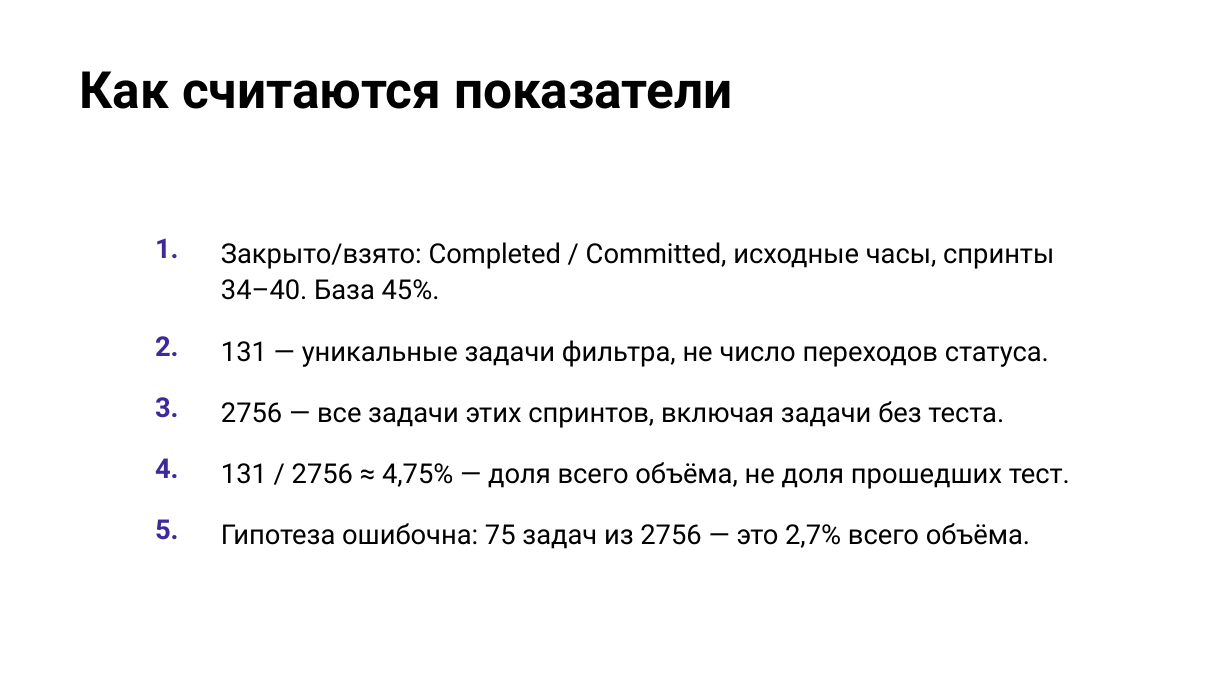
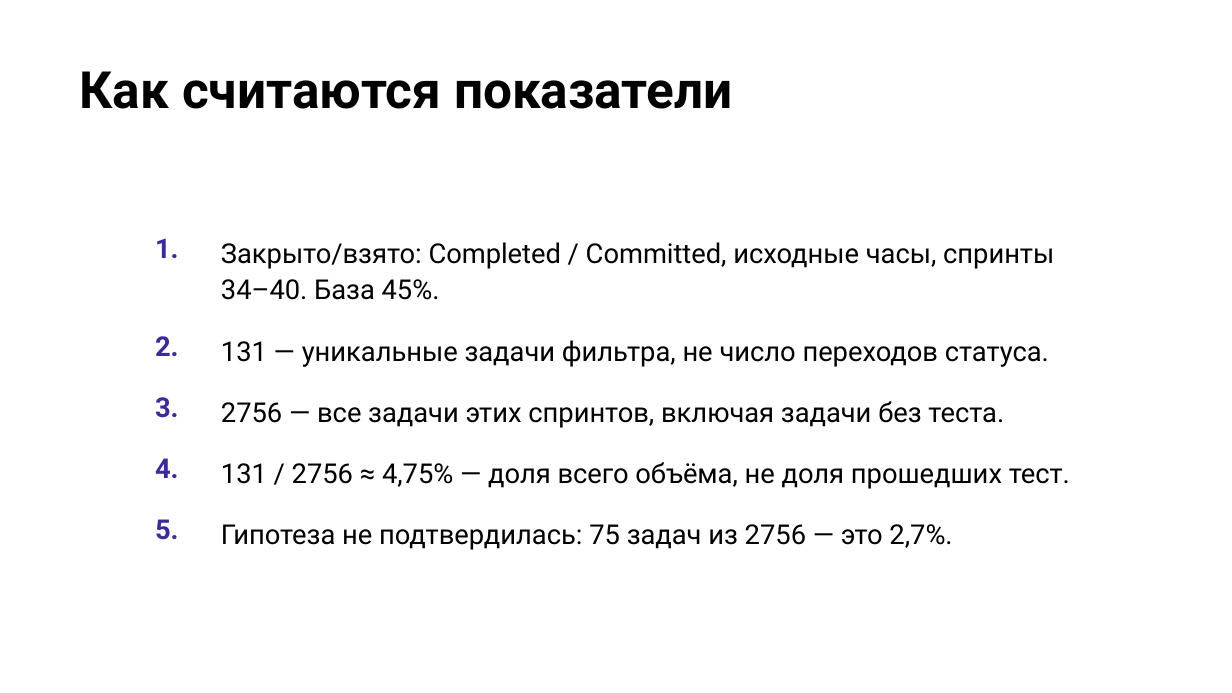
Before and after one commit to camelot270/otus_work, a slide deck: slide 10 of docs/Защита проекта. Петров Н.И..pptx. Drawn at 1232x693 pixels with LibreOffice and Linux fonts; fonts in the diff are those of the drawing; background and template pictures are left out. Boxes give left, top, right and bottom in pixels: in the first picture for what was removed or moved away, otherwise in the second. Text is boxed around its words. In the diff, an @@ line names an element or a change of style, - is before the commit and + after.

```diff
--- a/docs/Защита проекта. Петров Н.И..pptx
+++ b/docs/Защита проекта. Петров Н.И..pptx
@@ table at <box>128,221,1104,554</box> @@
-row 5, column 2: Гипотеза ошибочна: 75 задач из 2756 — это 2,7% всего объёма.
+row 5, column 2: Гипотеза не подтвердилась: 75 задач из 2756 — это 2,7%.
```
Also in this commit, not shown: 2 other slides changed.
